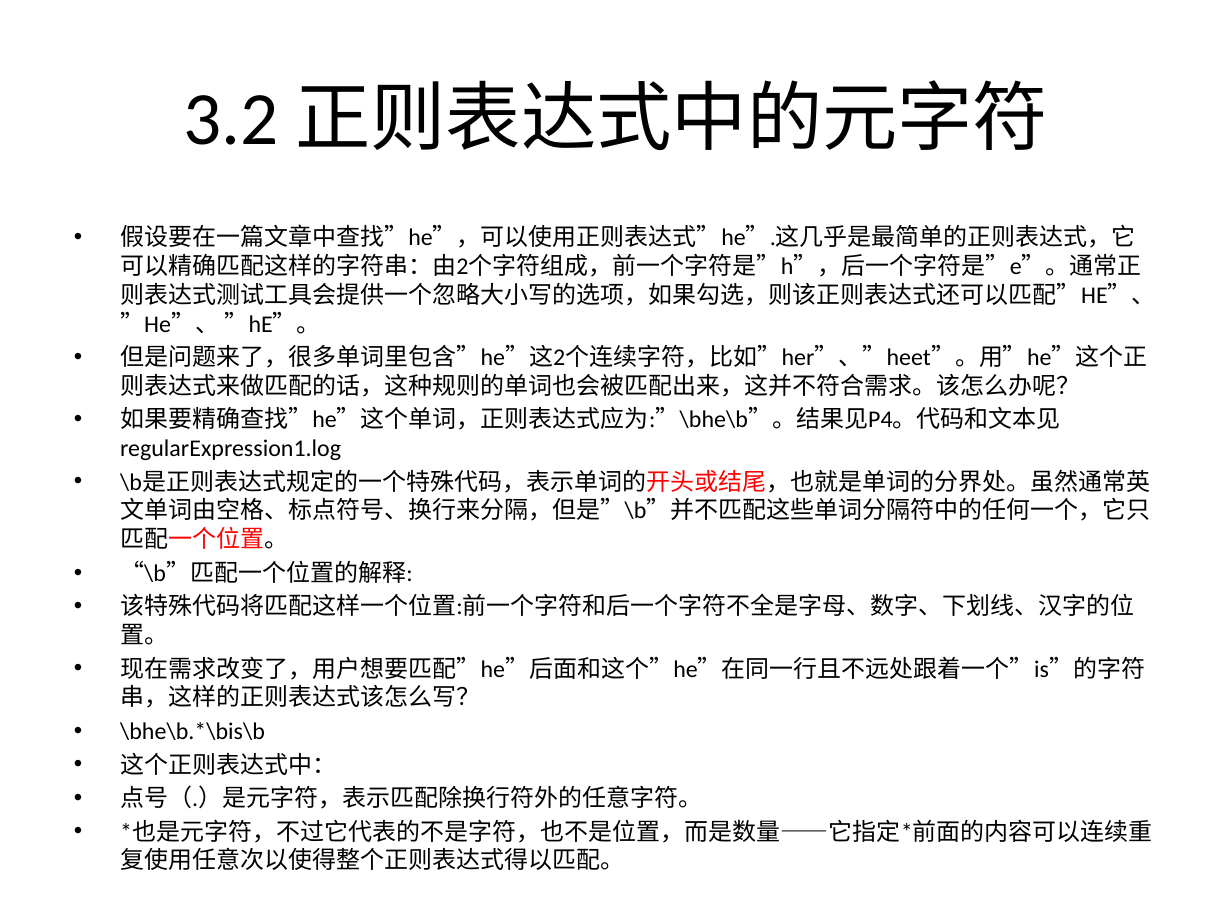
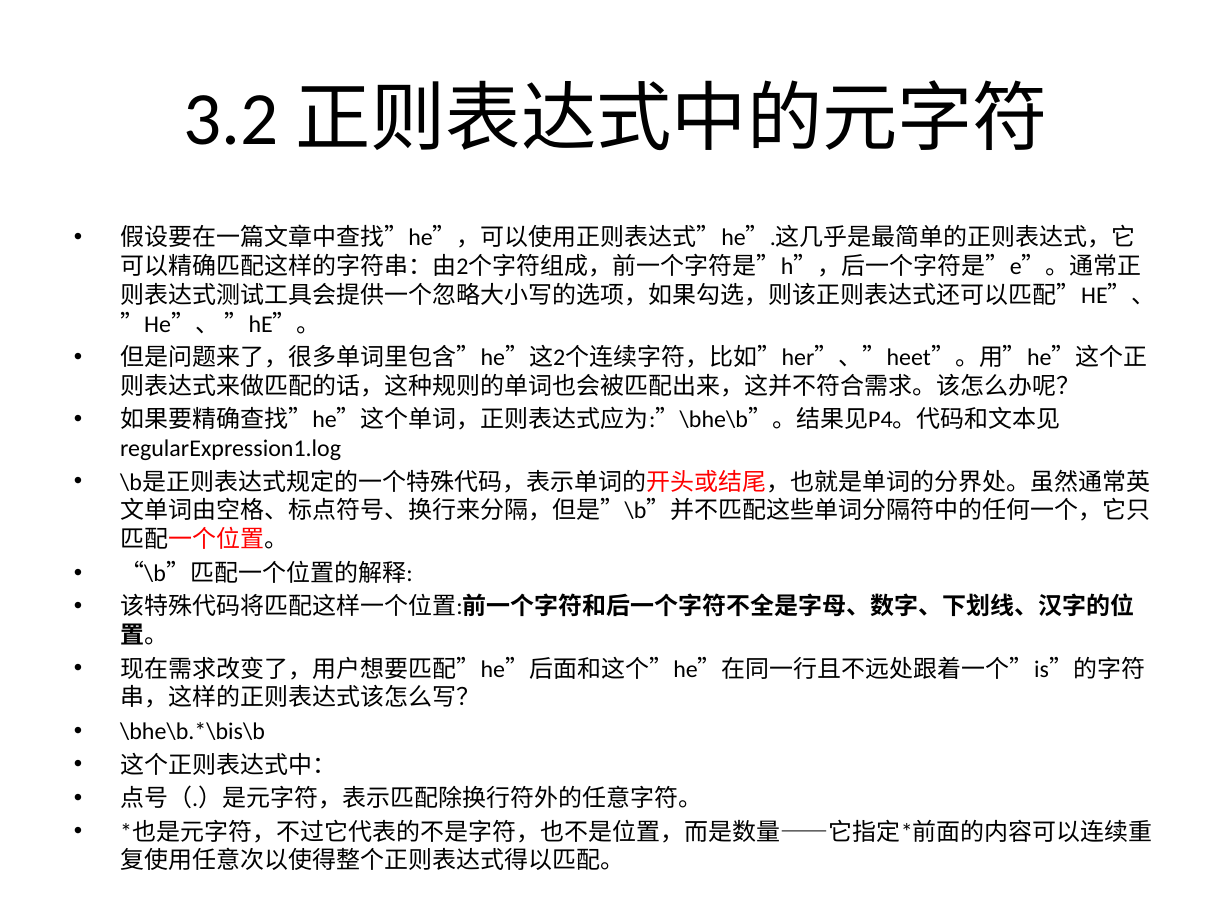
Before and after one commit to rayallen20/regularExpressions, a slide deck: slide 2 of 《PHP核心技术与最佳实践》第3章--正则表达式基础与应用/3.2 正则表达式中的元字符.pptx. Drawn at 1232x924 pixels with LibreOffice and Linux fonts; fonts in the diff are those of the drawing. Boxes give left, top, right and bottom in pixels: in the first picture for what was removed or moved away, otherwise in the second. Text is boxed around its words. In the diff, an @@ line names an element or a change of style, - is before the commit and + after.

Commit message:
复习3.1和3.2的内容
修改部分为查漏补缺
具体内容为:
1. 加深了对\d的理解
2.修改了一个正则表达式,使其符合需求

```diff
--- a/《PHP核心技术与最佳实践》第3章--正则表达式基础与应用/3.2 正则表达式中的元字符.pptx
+++ b/《PHP核心技术与最佳实践》第3章--正则表达式基础与应用/3.2 正则表达式中的元字符.pptx
@@ text at [120, 593, 1135, 645]: bold on in "该特殊代码将匹配这样一个位置:前一个字符和后一个字符不全是字母、数字、下划线、汉字的位置。" @@
```
Also in this commit, not shown: 2 other slides changed, 2 slides added, 2 other files.
